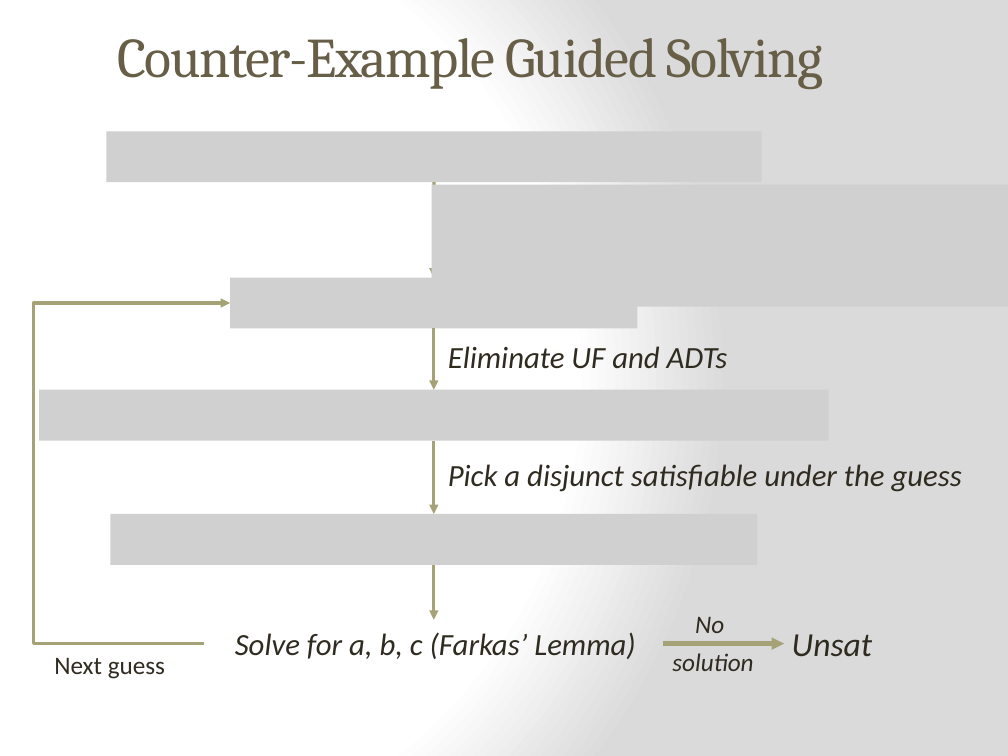
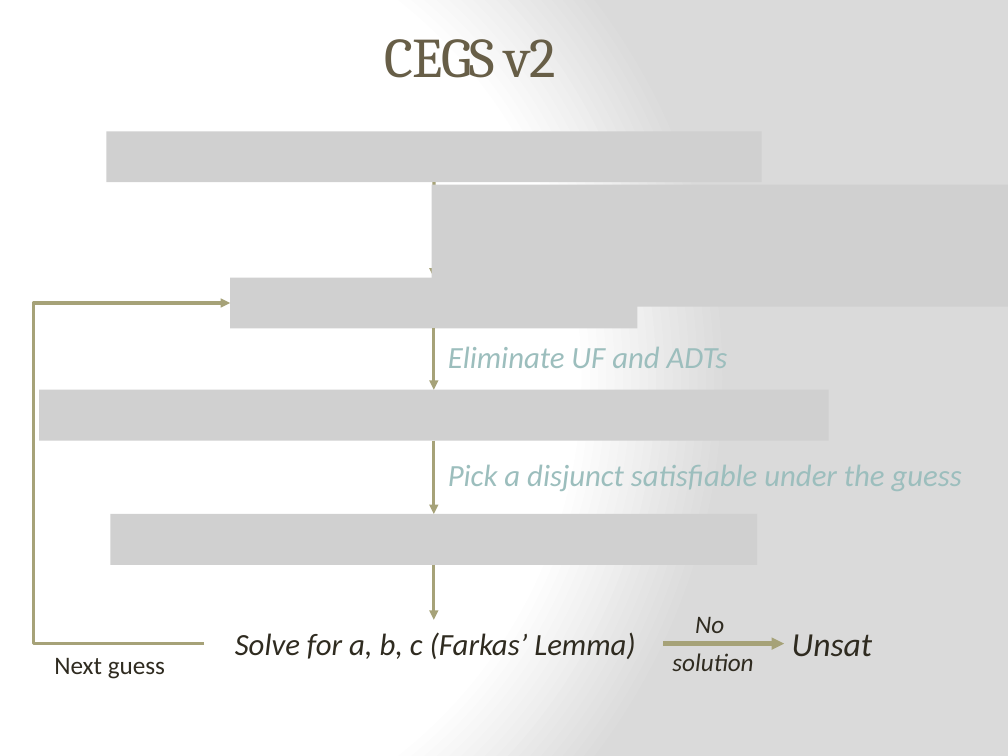
Before and after one commit to epfl-lara/leon, a slide deck: slide 19 of slides/Invariant&BoundInference.pptx (slide 27 before the commit). Drawn at 1008x756 pixels with LibreOffice and Linux fonts; fonts in the diff are those of the drawing; grey boxes stand for pictures. Boxes give left, top, right and bottom in pixels: in the first picture for what was removed or moved away, otherwise in the second. Text is boxed around its words. In the diff, an @@ line names an element or a change of style, - is before the commit and + after.

```diff
--- a/slides/Invariant&BoundInference.pptx
+++ b/slides/Invariant&BoundInference.pptx
@@ title at (385,39,556,78): text changed @@
-Counter-Example Guided Solving
+CEGS v2
@@ text "Eliminate UF and ADTs" at (448,347,728,368): text colour #2F2B20 to #9CBEBD @@
@@ text "Pick a disjunct satisfiable under ..." at (448,465,962,491): text colour #2F2B20 to #9CBEBD @@
```
Also in this commit, not shown: 8 other slides changed, 7 slides added, 11 slides removed.
